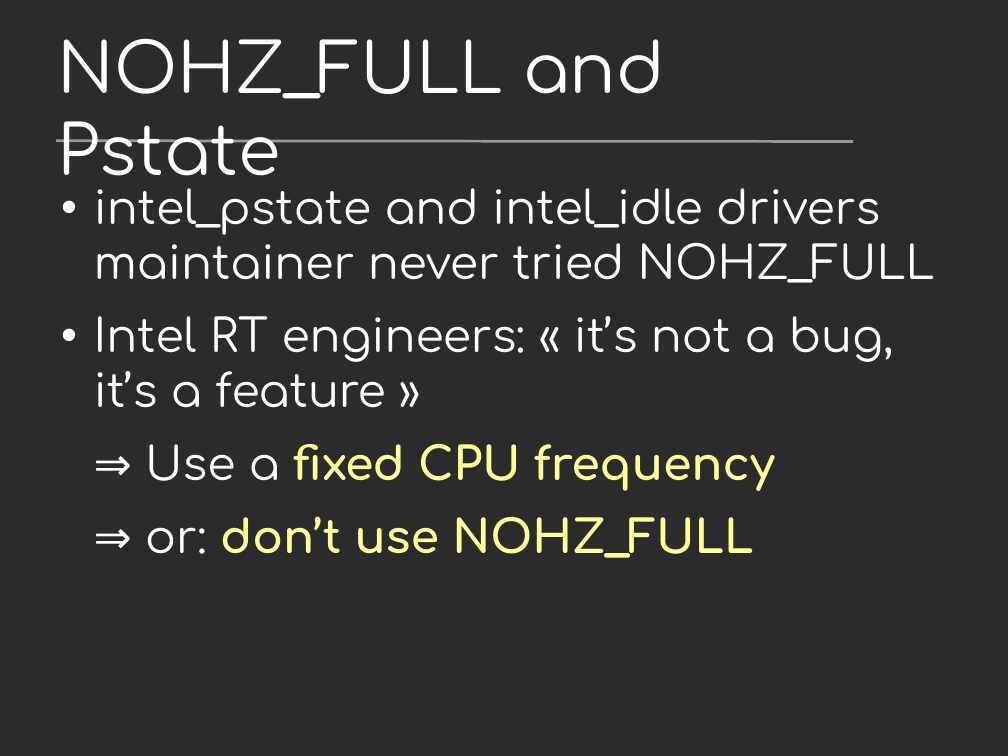
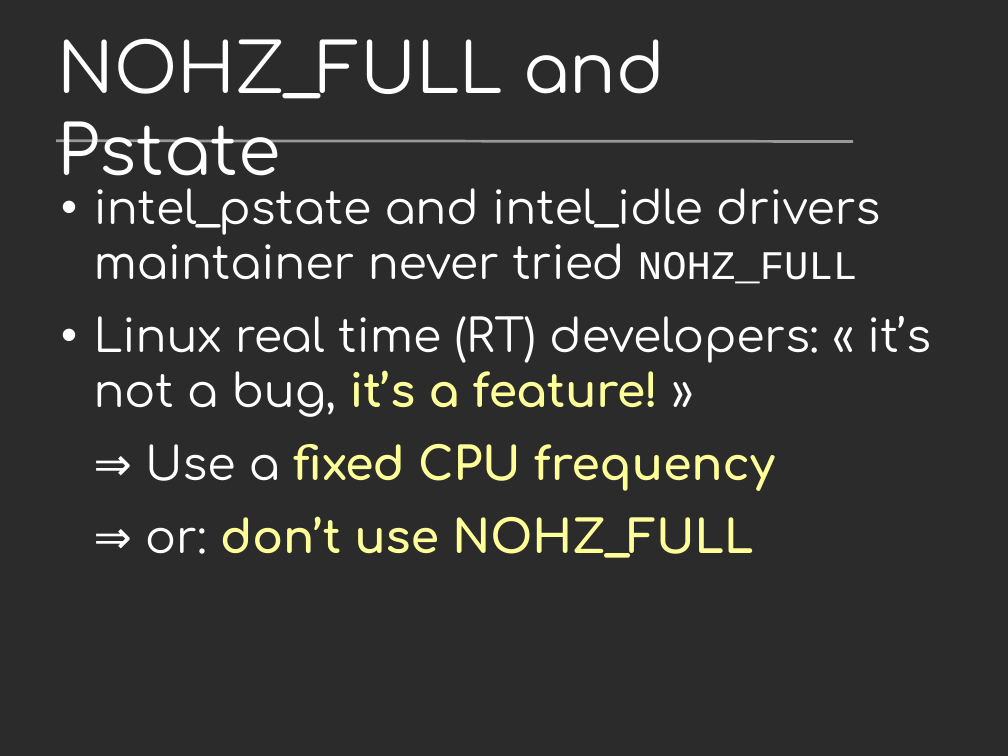
Before and after one commit to vstinner/talks, a slide deck: slide 31 of 2017-FOSDEM-Brussels/howto_run_stable_benchmarks.odp. Drawn at 1008x756 pixels with LibreOffice and Linux fonts; fonts in the diff are those of the drawing; background and template pictures are left out; a plain dark background stands for a picture behind light text. Boxes give left, top, right and bottom in pixels: in the first picture for what was removed or moved away, otherwise in the second. Text is boxed around its words. In the diff, an @@ line names an element or a change of style, - is before the commit and + after.

```diff
--- a/2017-FOSDEM-Brussels/howto_run_stable_benchmarks.odp
+++ b/2017-FOSDEM-Brussels/howto_run_stable_benchmarks.odp
@@ text at bbox=[94, 173, 880, 284]: size 36 to 32 pt, font Comfortaa to Courier New in "NOHZ_FULL" @@
@@ text at bbox=[94, 316, 931, 417]: text changed @@
-• Intel RT engineers: « it’s not a bug, it’s a feature »
+• Linux real time (RT) developers: « it’s not a bug, it’s a feature! »
```
Also in this commit, not shown: 5 other slides changed, 2 slides added, 1 other file.
